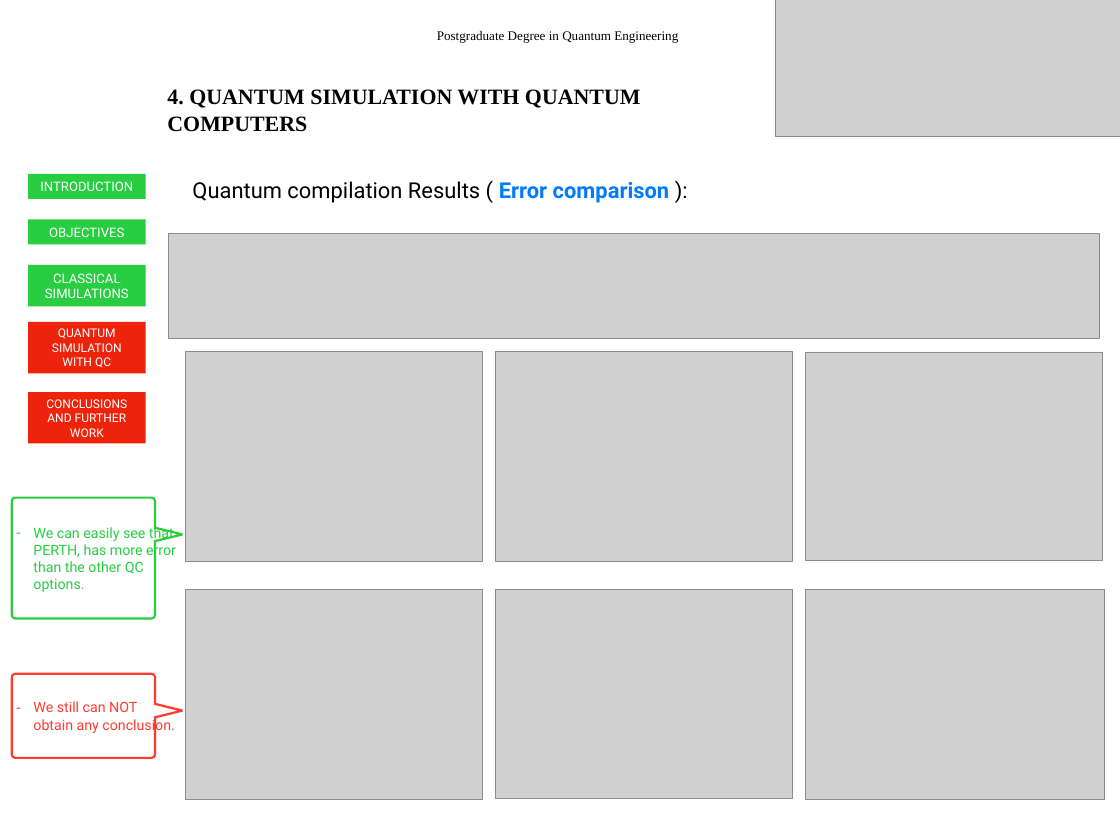
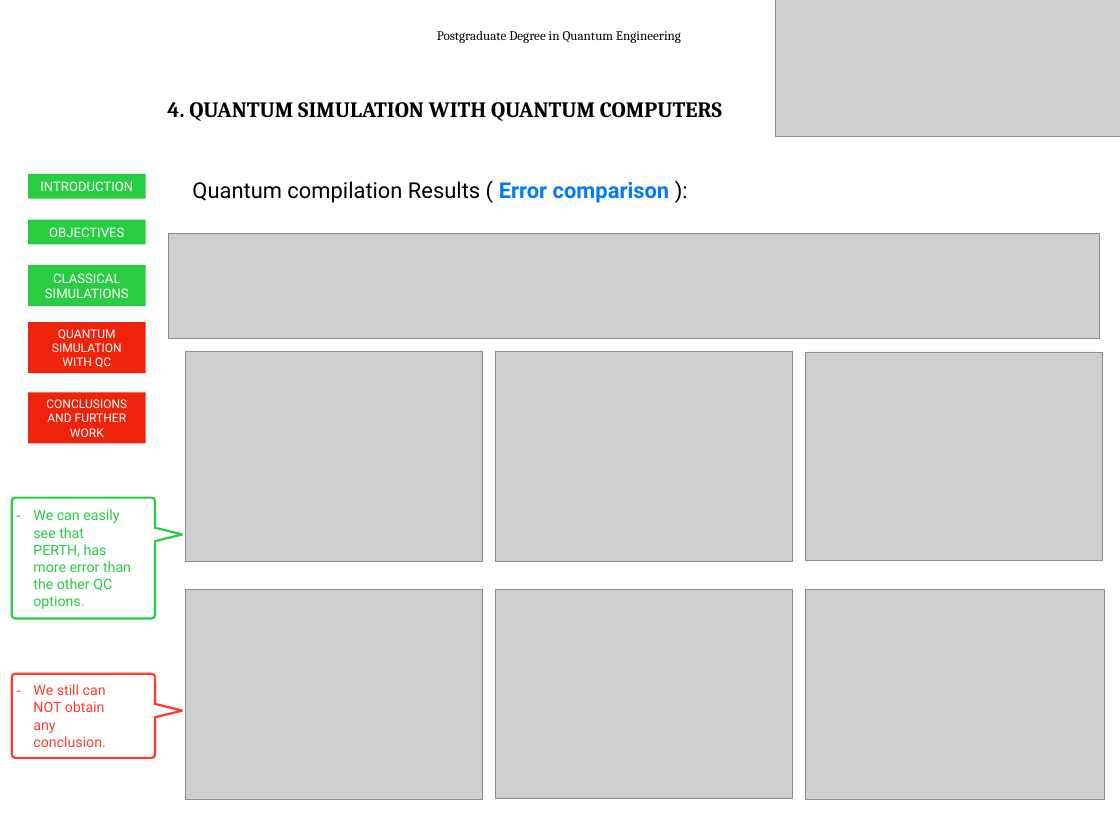
Before and after one commit to inaki-ortizdelandaluce/qubit-communication-simulations, a slide deck: slide 25 of key/SimulationsOfQubitCommunication-slides.pptx. Drawn at 1120x840 pixels with LibreOffice and Linux fonts; fonts in the diff are those of the drawing; grey boxes stand for pictures. Boxes give left, top, right and bottom in pixels: in the first picture for what was removed or moved away, otherwise in the second. Text is boxed around its words. In the diff, an @@ line names an element or a change of style, - is before the commit and + after.

```diff
--- a/key/SimulationsOfQubitCommunication-slides.pptx
+++ b/key/SimulationsOfQubitCommunication-slides.pptx
@@ text "Postgraduate Degree in Quantum Engineering" at box(437, 31, 681, 43): font Times New Roman to Cambria @@
@@ text "4. QUANTUM SIMULATION WITH QUANTUM ..." at box(167, 102, 722, 121): font Times New Roman to Cambria @@
@@ freeform shape removed at box(12, 498, 183, 618) @@
-– We can easily see that PERTH, has more error than the other QC options.
@@ freeform shape added at box(12, 498, 183, 618), outline #28CD41 2 pt @@
@@ text added at box(33, 509, 131, 609), 13 pt, text #28CD41 @@
+– We can easily see that PERTH, has more error than the other QC options.
@@ freeform shape removed at box(12, 674, 183, 758) @@
-– We still can NOT obtain any conclusion.
@@ freeform shape added at box(12, 674, 183, 758), outline #FF3B30 2 pt @@
@@ text added at box(33, 684, 106, 747), 13 pt, text #FF3B30 @@
+– We still can NOT obtain any conclusion.
```
Also in this commit, not shown: 31 other slides changed.
